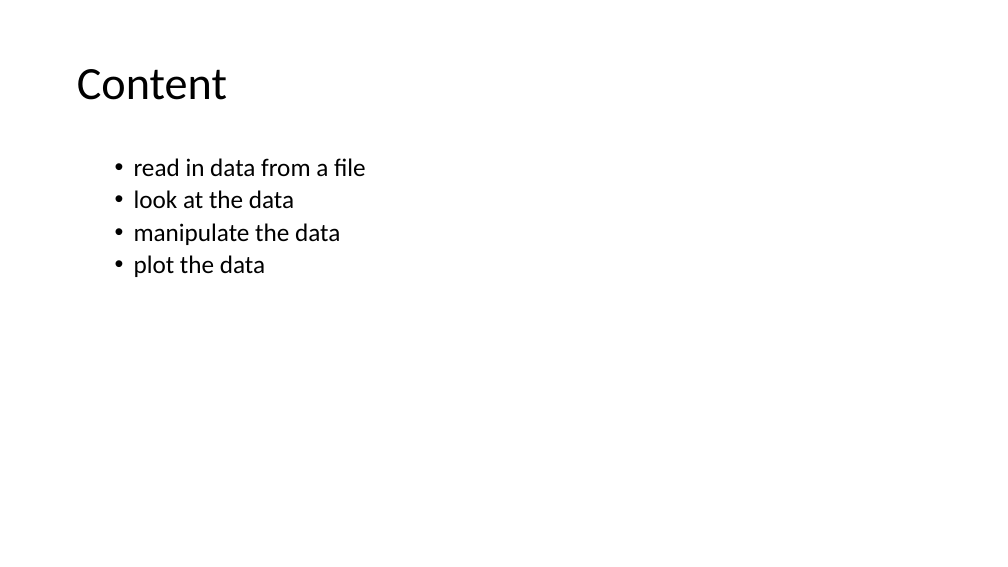
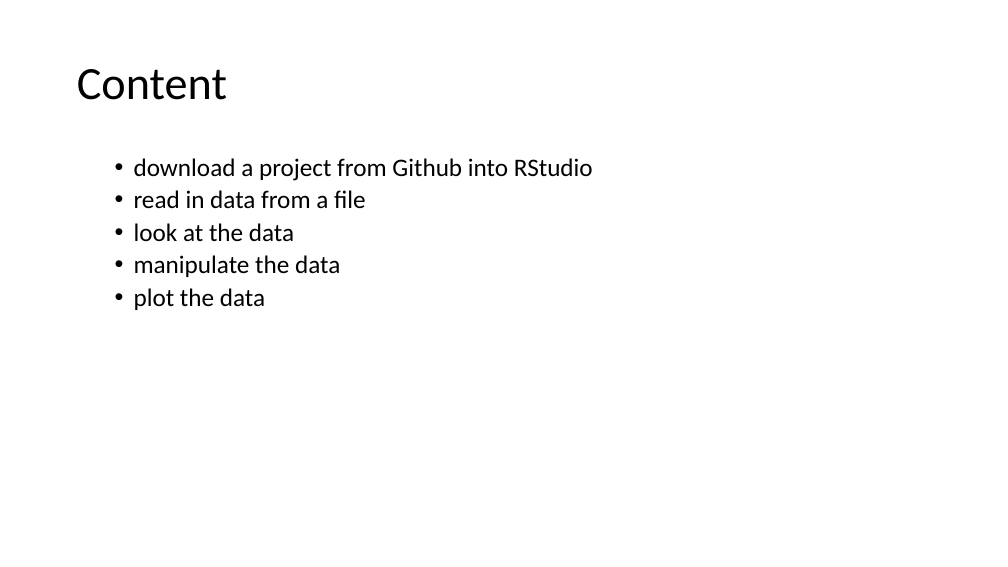
Before and after one commit to uclh-criu/learning-datascience, a slide deck: slide 3 of Workshops/1-R-taster.pptx. Drawn at 1008x567 pixels with LibreOffice and Linux fonts; fonts in the diff are those of the drawing. Boxes give left, top, right and bottom in pixels: in the first picture for what was removed or moved away, otherwise in the second. Text is boxed around its words. In the diff, an @@ line names an element or a change of style, - is before the commit and + after.

```diff
--- a/Workshops/1-R-taster.pptx
+++ b/Workshops/1-R-taster.pptx
@@ text at box(134, 158, 593, 181): paragraph added @@
+  • download a project from Github into RStudio
```
Also in this commit, not shown: 5 slides added, 6 other files.
